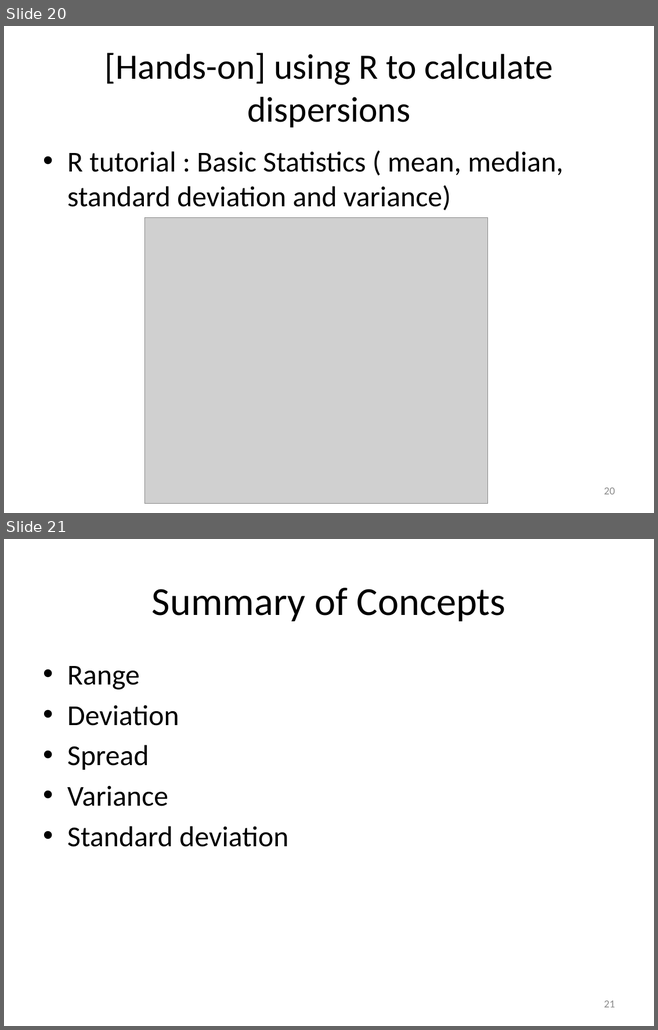
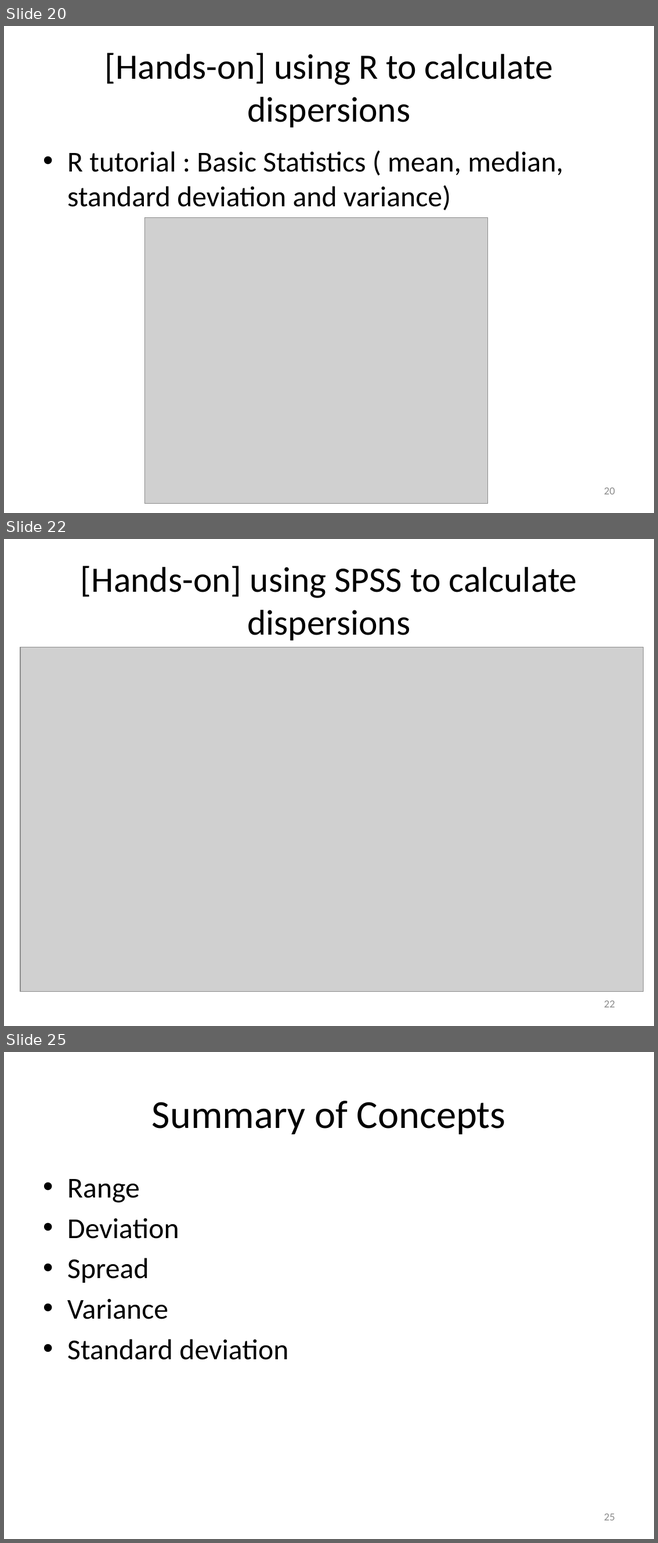
Before and after one commit to hejibo/Psychological-Statistics, a slide deck: Lecture 3- Measure of Dispersion/Lecture 3- Measure of Dispersion.pptx. Shown one above the other, each under a label of ours: slides 20 and 21 before the commit, slides 20, 22 and 25 after it; the slides between them are not shown. The pictures are 658x1030 and 658x1543 pixels, drawn with LibreOffice and Linux fonts; fonts in the diff are those of the drawing; grey boxes stand for pictures. Boxes give left, top, right and bottom in pixels: in the first picture for what was removed or moved away, otherwise in the second. Text is boxed around its words. In the diff, an @@ line names an element or a change of style, - is before the commit and + after.

Commit message:
add spss data examples

```diff
--- a/Lecture 3- Measure of Dispersion/Lecture 3- Measure of Dispersion.pptx
+++ b/Lecture 3- Measure of Dispersion/Lecture 3- Measure of Dispersion.pptx
@@ slide 22 added at <box>4,539,654,1026</box>, background #FFFFFF @@
@@ title added at <box>81,566,577,641</box>, 39.6 pt, text #000000 @@
+[Hands-on] using SPSS to calculate dispersions
@@ picture added at <box>20,647,643,992</box> @@
@@ page number added at <box>604,1001,615,1008</box>, 12 pt, text #8C8C8C @@
+22
@@ what was slide 21 is now slide 25 @@
@@ page number at <box>604,1514,615,1521</box>: text changed @@
-21
+25
```
Also in this commit, not shown: 3 other slides added, 9 other files.
